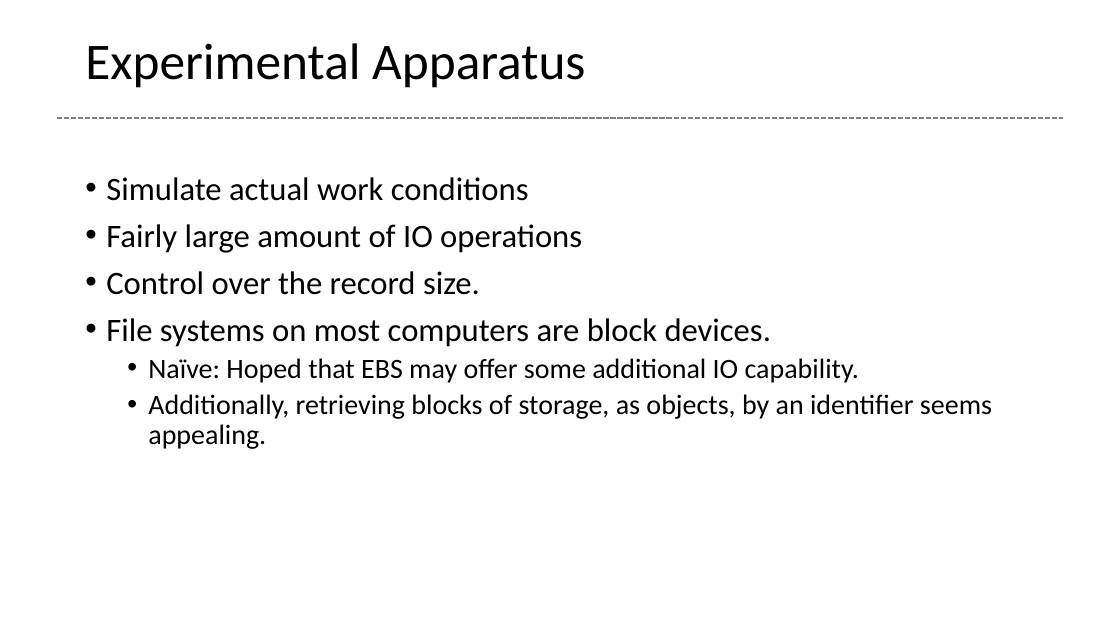
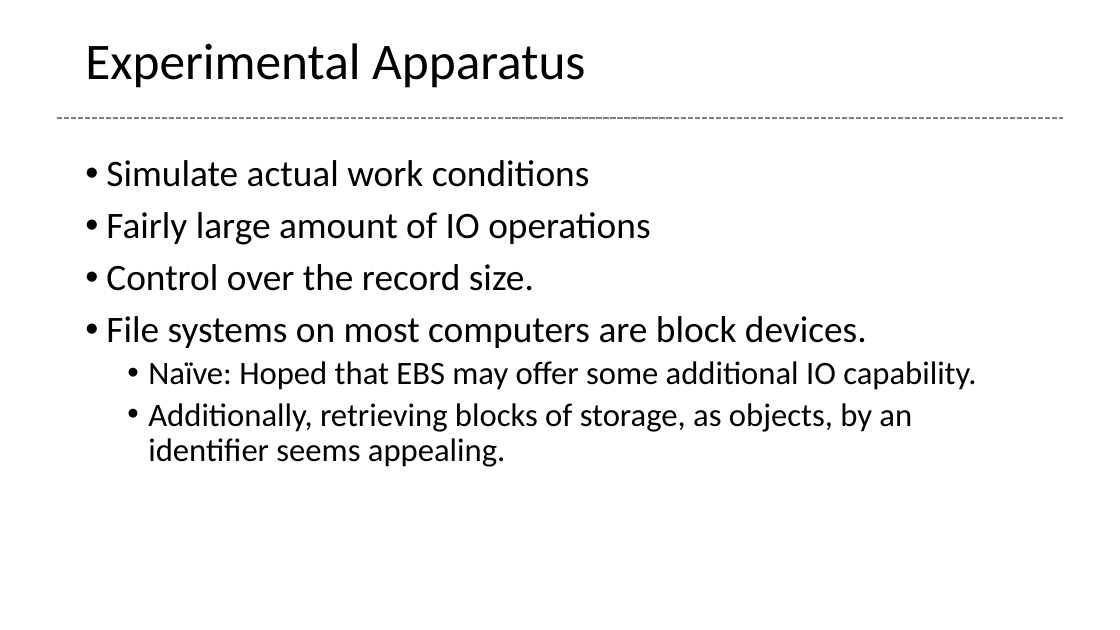
Before and after one commit to glenntu15/BuildVoterDatabase, a slide deck: slide 3 of Proj_presentation.pptx. Drawn at 1120x630 pixels with LibreOffice and Linux fonts; fonts in the diff are those of the drawing. Boxes give left, top, right and bottom in pixels: in the first picture for what was removed or moved away, otherwise in the second. Text is boxed around its words. In the diff, an @@ line names an element or a change of style, - is before the commit and + after.

```diff
--- a/Proj_presentation.pptx
+++ b/Proj_presentation.pptx
@@ text "Simulate actual work conditions": place and size @@
-text "Simulate actual work conditions" at [106,177,992,449]
+text "Simulate actual work conditions" at [106,160,976,467]
@@ text "Simulate actual work conditions" at [106,160,976,467]: size 28 to 32 pt in "Simulate actual work conditions", "Fairly large amount of IO operations", "Control over the record size.", "File systems on most computers are block ..."; size 24 to 28 pt in "Naïve: Hoped that EBS may offer some ...", "Additionally, retrieving blocks of storage, as objects, ..." @@
```
Also in this commit, not shown: 6 other slides changed, 2 slides added.
